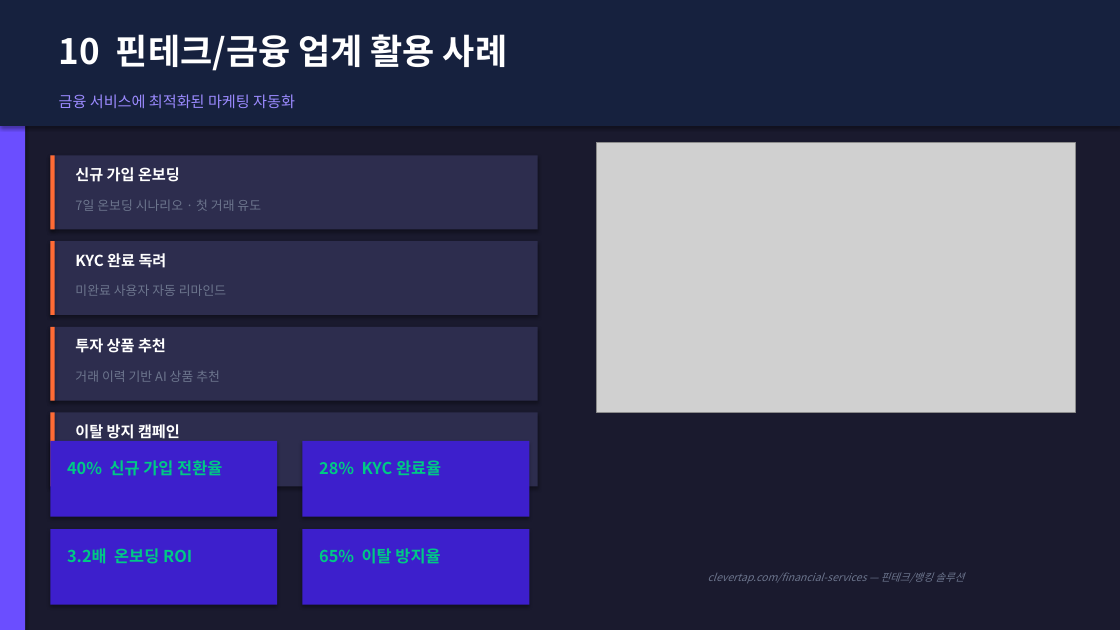
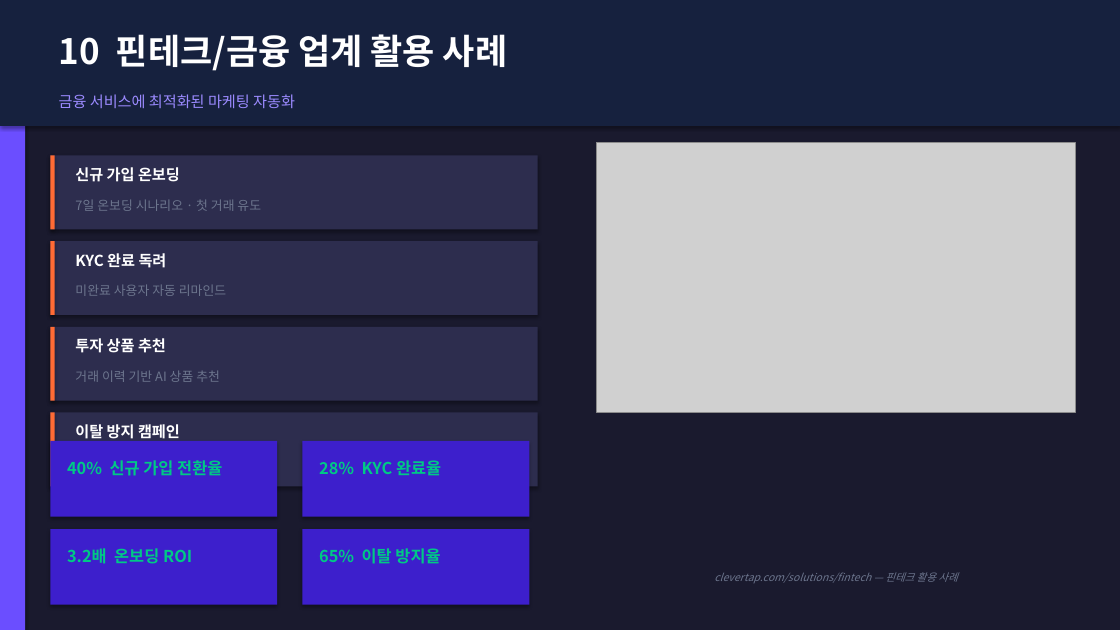
Before and after one commit to redskio/pepper, a slide deck: slide 12 of output/clevertap_proposal_kr_v5.pptx. Drawn at 1120x630 pixels with LibreOffice and Linux fonts; fonts in the diff are those of the drawing; grey boxes stand for pictures. Boxes give left, top, right and bottom in pixels: in the first picture for what was removed or moved away, otherwise in the second. Text is boxed around its words. In the diff, an @@ line names an element or a change of style, - is before the commit and + after.

```diff
--- a/output/clevertap_proposal_kr_v5.pptx
+++ b/output/clevertap_proposal_kr_v5.pptx
@@ text at (714, 572, 957, 583): text changed @@
-clevertap.com/financial-services — 핀테크/뱅킹 솔루션
+clevertap.com/solutions/fintech — 핀테크 활용 사례
```
Also in this commit, not shown: 8 other slides changed, 2 other files.
